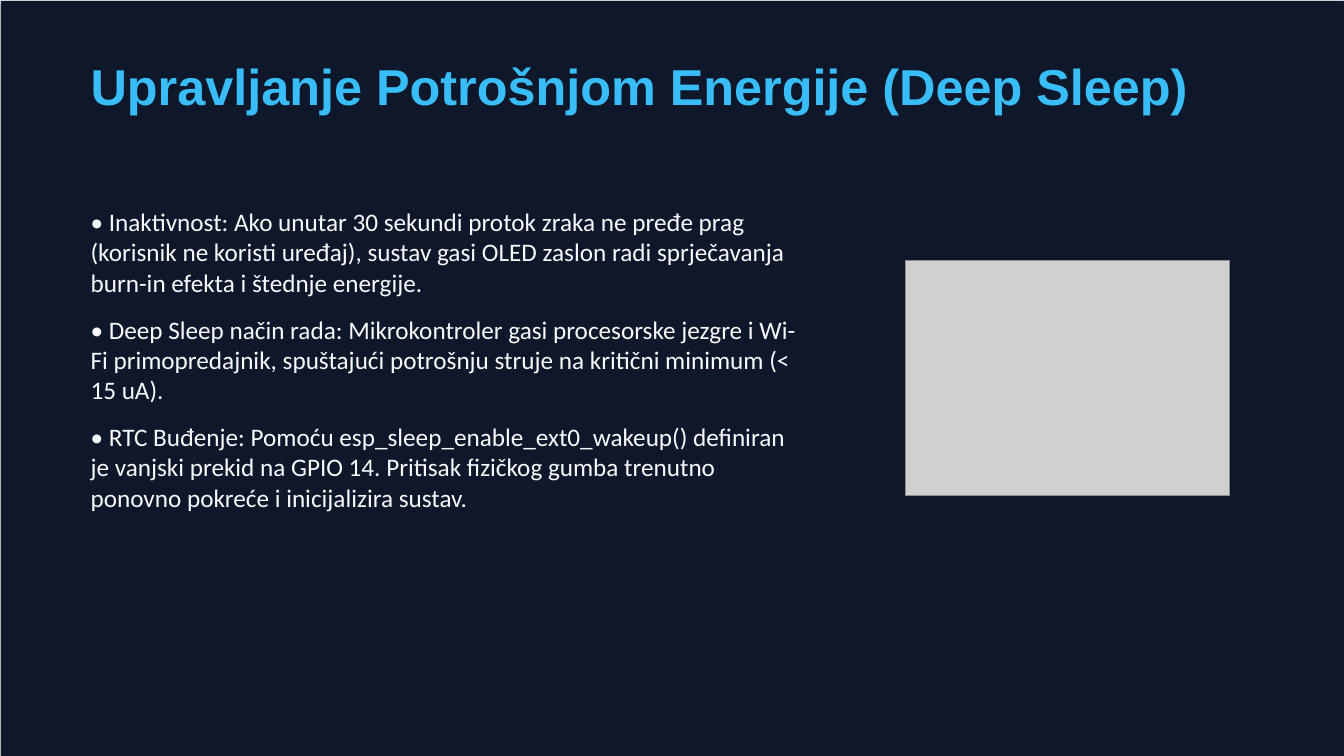
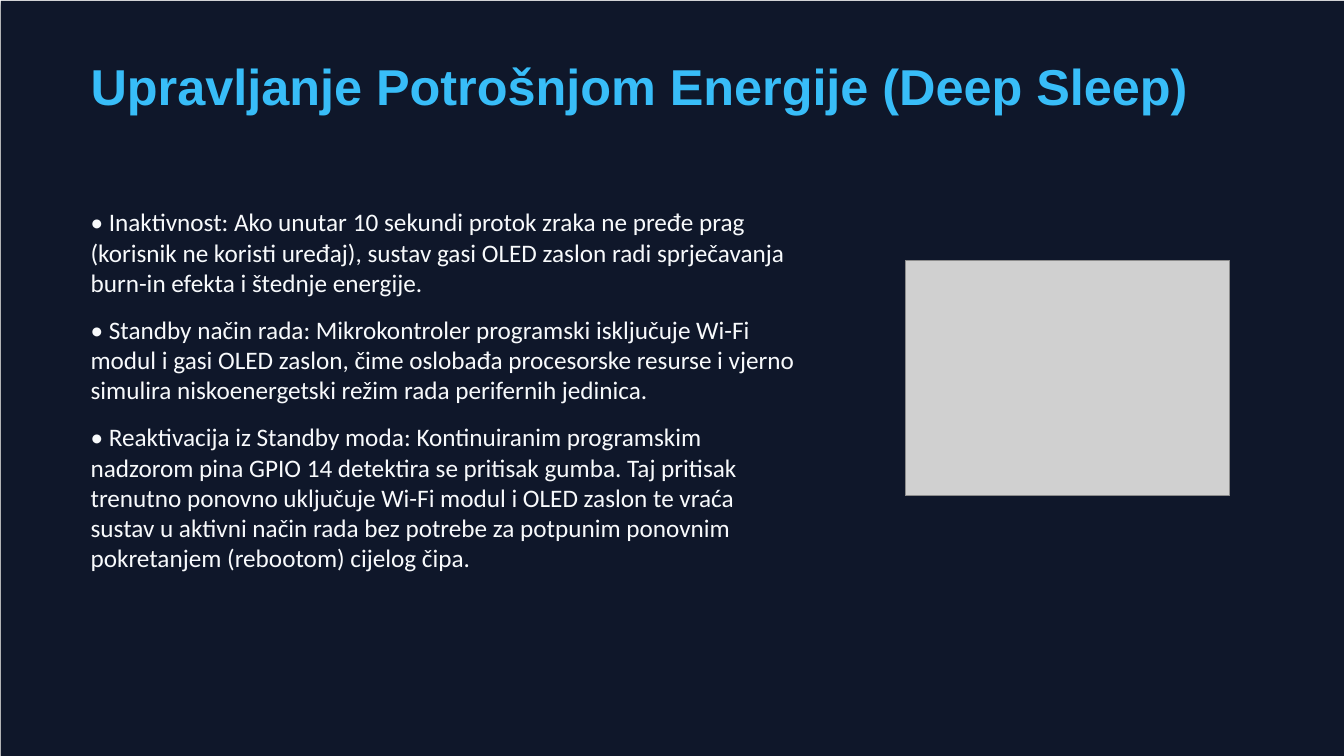
Before and after one commit to markobuhin/RUS--Buhin, a slide deck: slide 8 of ZenBreath/rezultat/ZenBreath_Prezentacija.pptx. Drawn at 1344x756 pixels with LibreOffice and Linux fonts; fonts in the diff are those of the drawing; grey boxes stand for pictures. Boxes give left, top, right and bottom in pixels: in the first picture for what was removed or moved away, otherwise in the second. Text is boxed around its words. In the diff, an @@ line names an element or a change of style, - is before the commit and + after.

```diff
--- a/ZenBreath/rezultat/ZenBreath_Prezentacija.pptx
+++ b/ZenBreath/rezultat/ZenBreath_Prezentacija.pptx
@@ text at (91,213,794,572): text changed @@
-• Inaktivnost: Ako unutar 30 sekundi protok zraka ne pređe prag (korisnik ne koristi uređaj), sustav gasi OLED zaslon radi sprječavanja burn-in efekta i štednje energije.
-• Deep Sleep način rada: Mikrokontroler gasi procesorske jezgre i Wi-Fi primopredajnik, spuštajući potrošnju struje na kritični minimum (< 15 uA).
-• RTC Buđenje: Pomoću esp_sleep_enable_ext0_wakeup() definiran je vanjski prekid na GPIO 14. Pritisak fizičkog gumba trenutno ponovno pokreće i inicijalizira sustav.
+• Inaktivnost: Ako unutar 10 sekundi protok zraka ne pređe prag (korisnik ne koristi uređaj), sustav gasi OLED zaslon radi sprječavanja burn-in efekta i štednje energije.
+• Standby način rada: Mikrokontroler programski isključuje Wi-Fi modul i gasi OLED zaslon, čime oslobađa procesorske resurse i vjerno simulira niskoenergetski režim rada perifernih jedinica.
+• Reaktivacija iz Standby moda: Kontinuiranim programskim nadzorom pina GPIO 14 detektira se pritisak gumba. Taj pritisak trenutno ponovno uključuje Wi-Fi modul i OLED zaslon te vraća sustav u aktivni način rada bez potrebe za potpunim ponovnim pokretanjem (rebootom) cijelog čipa.
```
Also in this commit, not shown: 1 other slide changed.
